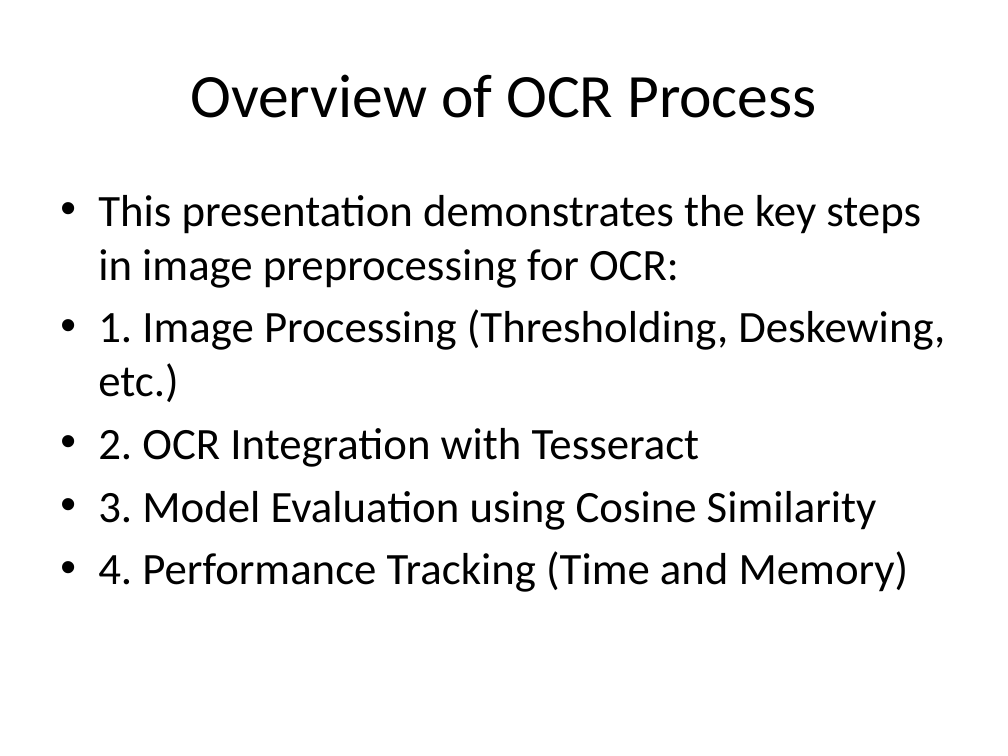
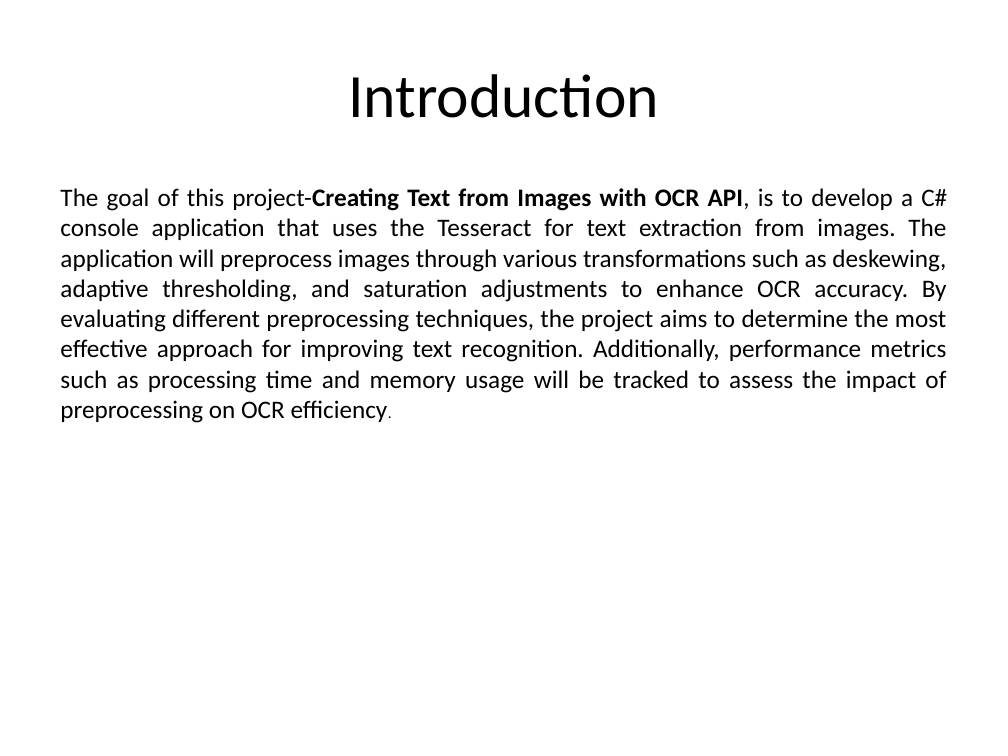
Before and after one commit to Taibaz-Pathan/ocr-techtitans, a slide deck: slide 2 of Documentation/OCR_TechTitans.pptx. Drawn at 1008x756 pixels with LibreOffice and Linux fonts; fonts in the diff are those of the drawing. Boxes give left, top, right and bottom in pixels: in the first picture for what was removed or moved away, otherwise in the second. Text is boxed around its words. In the diff, an @@ line names an element or a change of style, - is before the commit and + after.

```diff
--- a/Documentation/OCR_TechTitans.pptx
+++ b/Documentation/OCR_TechTitans.pptx
@@ title at (348,74,659,118): text changed @@
-Overview of OCR Process
+Introduction
@@ text at (60,188,947,423): text changed; size 32 to 18 pt @@
-• This presentation demonstrates the key steps in image preprocessing for OCR:
-• 1. Image Processing (Thresholding, Deskewing, etc.)
-• 2. OCR Integration with Tesseract
-• 3. Model Evaluation using Cosine Similarity
-• 4. Performance Tracking (Time and Memory)
+The goal of this project-Creating Text from Images with OCR API, is to develop a C# console application that uses the Tesseract for text extraction from images. The application will preprocess images through various transformations such as deskewing, adaptive thresholding, and saturation adjustments to enhance OCR accuracy. By evaluating different preprocessing techniques, the project aims to determine the most effective approach for improving text recognition. Additionally, performance metrics such as processing time and memory usage will be tracked to assess the impact of preprocessing on OCR efficiency.
```
Also in this commit, not shown: 5 other slides changed, 2 slides added, 5 slides removed, 10 other files.
